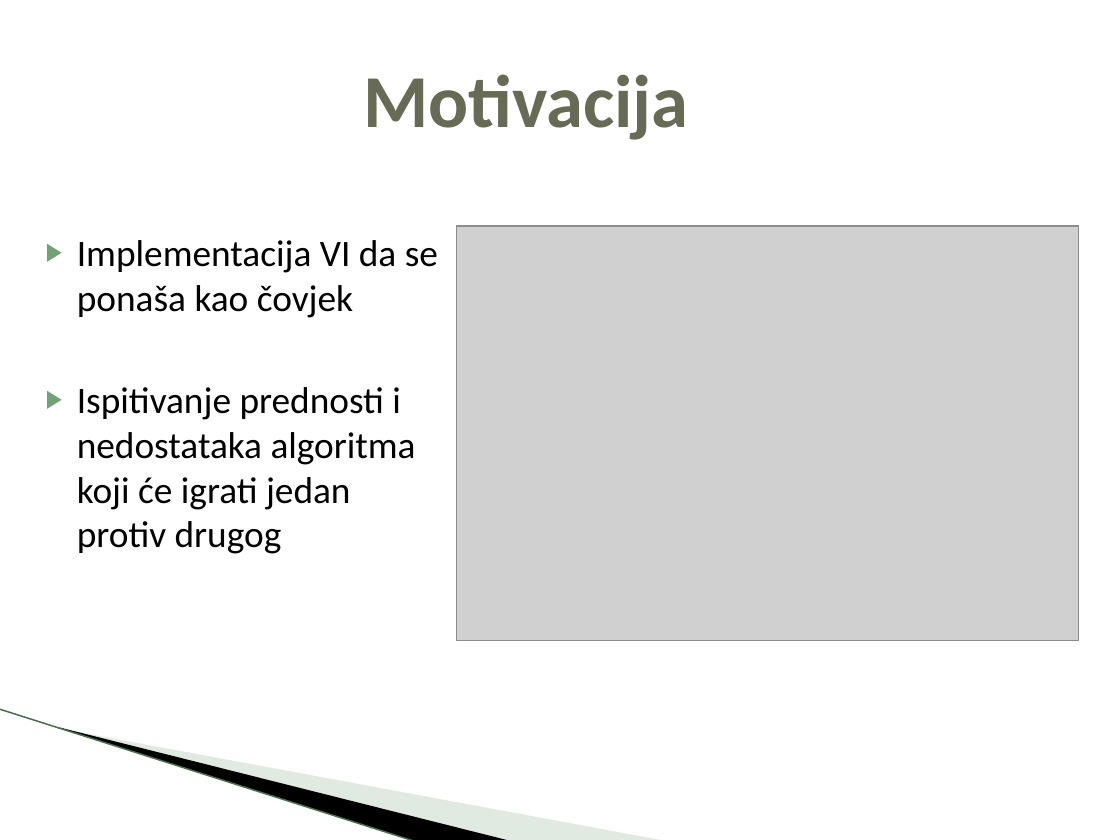
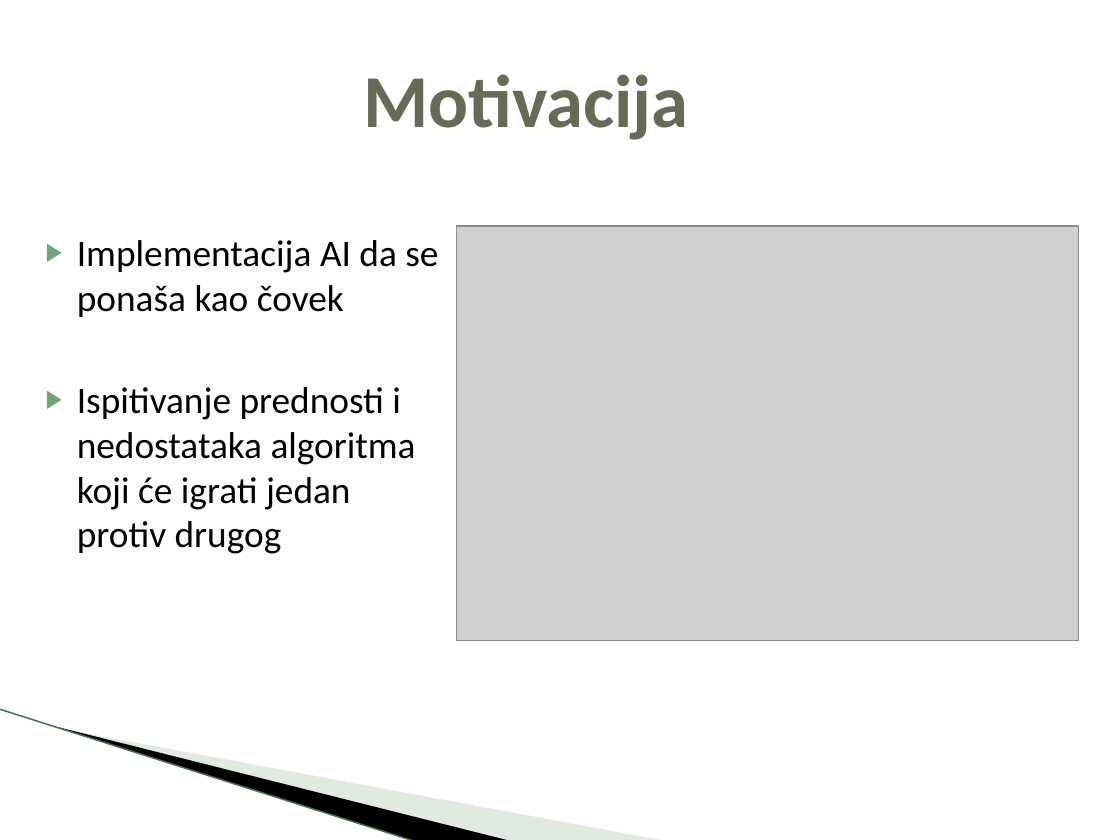
Before and after one commit to boimw/checkers, a slide deck: slide 3 of Projekat-Checkers.pptx. Drawn at 1120x840 pixels with LibreOffice and Linux fonts; fonts in the diff are those of the drawing; grey boxes stand for pictures; background and template pictures are left out. Boxes give left, top, right and bottom in pixels: in the first picture for what was removed or moved away, otherwise in the second. Text is boxed around its words. In the diff, an @@ line names an element or a change of style, - is before the commit and + after.

```diff
--- a/Projekat-Checkers.pptx
+++ b/Projekat-Checkers.pptx
@@ text at bbox=[77, 240, 438, 317]: text changed @@
-▶ Implementacija VI da se ponaša kao čovjek
+▶ Implementacija AI da se ponaša kao čovek
```
Also in this commit, not shown: 7 other slides changed, 12 slides added, 3 slides removed, 15 other files.
